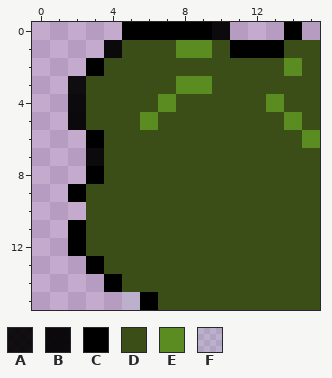
A pixel-art sprite gets an edit: VisualSlicePresentation/PresentationPrototype/sprites/s_treeTL/d1e0b0d8-8991-4ce3-a59c-eea7080c975c.png. That is the earlier state.
The file is 16x16 pixels. Pixels under 10% opacity are left out. Colours within 5 levels of each other are drawn and written as one.
Palette (. is transparent): A #000000e9  B #000000f0  C #000000  D #3b4e18  E #5b8c22  F #8dd8d224
Pixels before, first column x 2:
 0 ...CCCCCB...C.
 1 ..BDDDEEDCCCDD
 2 .CDDDDDDDDDDED
 3 ADDDDDEEDDDDDD
 4 BDDDDEDDDDDEDD
 5 BDDDEDDDDDDDED
 6 .CDDDDDDDDDDDE
 7 .BDDDDDDDDDDDD
 8 .CDDDDDDDDDDDD
 9 CDDDDDDDDDDDDD
10 .DDDDDDDDDDDDD
11 CDDDDDDDDDDDDD
12 CDDDDDDDDDDDDD
13 .CDDDDDDDDDDDD
14 ..CDDDDDDDDDDD
15 ...FCDDDDDDDDD
New version:
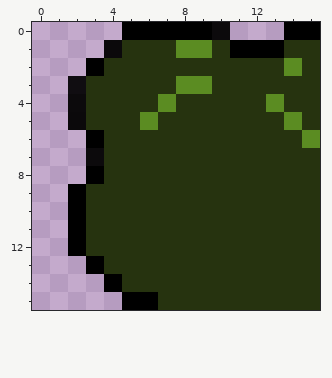
Change:
colour D: #3b4e18 -> #26330f
Changed rows in their new state; - is a pixel that keeps its letter.
first column x 15:
 0 C
first column x 2:
10 C
first column x 5:
15 C
Changed places in both pictures, as pixel boxes (x1, y1, x2, y2):
changed: (68, 22, 320, 310)
